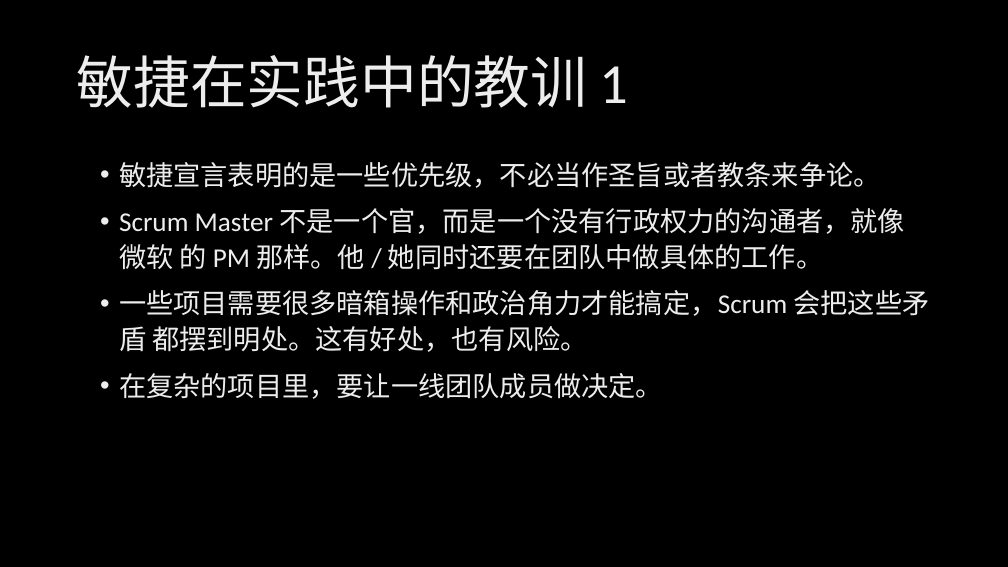
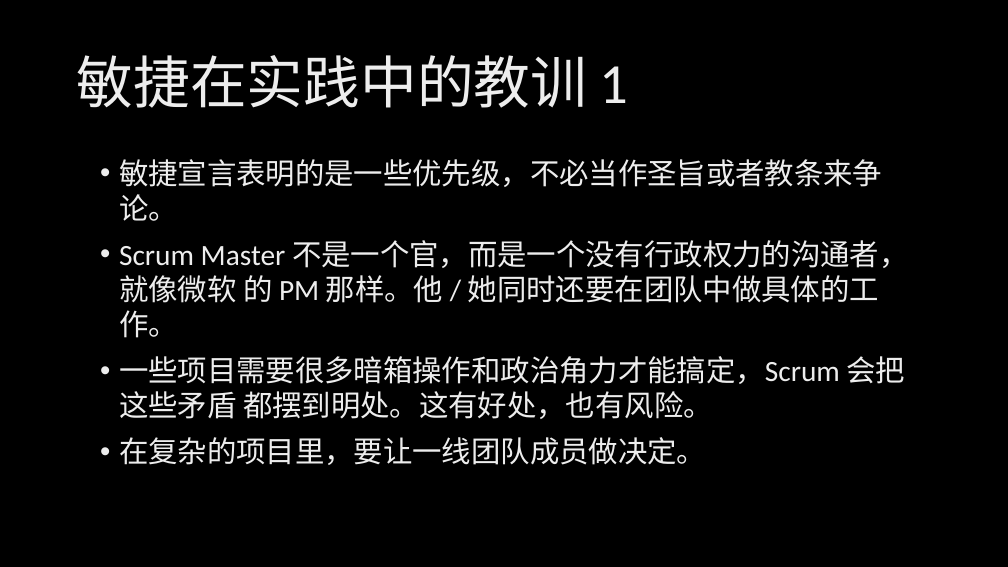
Before and after one commit to xinase/ASE, a slide deck: slide 28 of chapter6/ASE_6_Agile_Process.pptx. Drawn at 1008x567 pixels with LibreOffice and Linux fonts; fonts in the diff are those of the drawing; background and template pictures are left out. Boxes give left, top, right and bottom in pixels: in the first picture for what was removed or moved away, otherwise in the second. Text is boxed around its words. In the diff, an @@ line names an element or a change of style, - is before the commit and + after.

```diff
--- a/chapter6/ASE_6_Agile_Process.pptx
+++ b/chapter6/ASE_6_Agile_Process.pptx
@@ text "敏捷宣言表明的是一些优先级，不必当作圣旨或者教条来争论。" at box(119, 159, 909, 465): size 25.9 to 28 pt; line spacing 1.1 to 1 @@
```
Also in this commit, not shown: 1 other slide changed.
